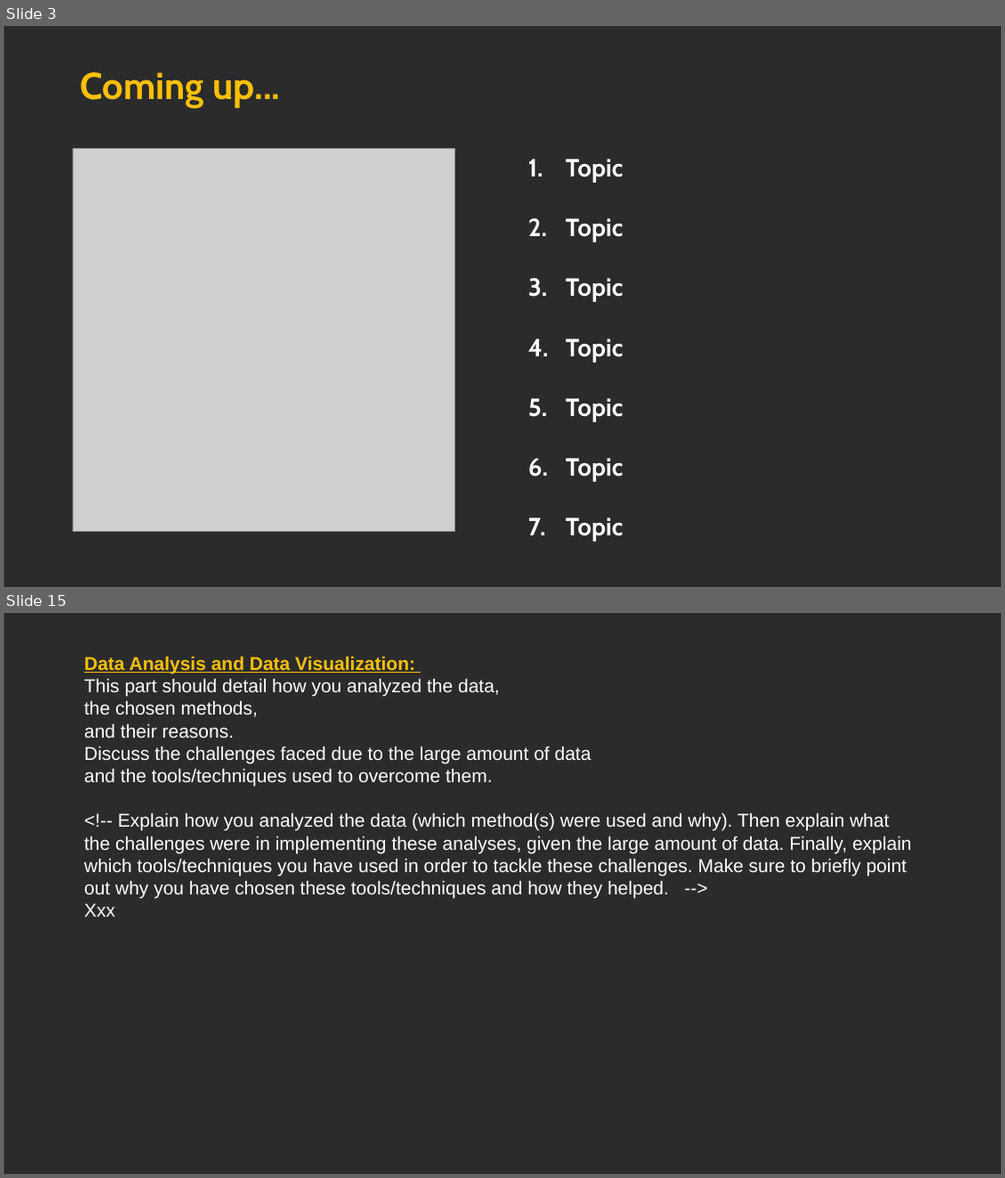
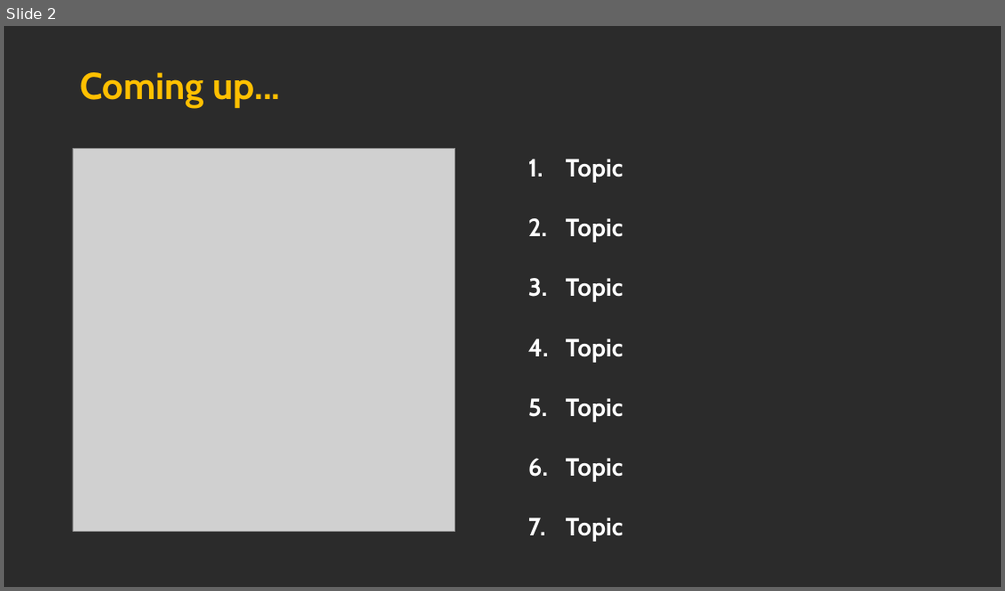
Before and after one commit to MarcoH97/Big-Data-project, a slide deck: 2023_05_24 - BDA - Big Data Big Dreams v0.pptx. Shown one above the other, each under a label of ours: slides 3 and 15 before the commit, slide 2 after it; the slides between them are not shown. The pictures are 1005x1178 and 1005x591 pixels, drawn with LibreOffice and Linux fonts; fonts in the diff are those of the drawing; grey boxes stand for pictures; background and template pictures are left out; a plain dark background stands for a picture behind light text. Boxes give left, top, right and bottom in pixels: in the first picture for what was removed or moved away, otherwise in the second. Text is boxed around its words. In the diff, an @@ line names an element or a change of style, - is before the commit and + after.

```diff
--- a/2023_05_24 - BDA - Big Data Big Dreams v0.pptx
+++ b/2023_05_24 - BDA - Big Data Big Dreams v0.pptx
@@ slide 15 removed at <box>4,613,1001,1174</box>, background picture (left out) @@
@@ text removed at <box>84,656,912,916</box> @@
-Data Analysis and Data Visualization:
-This part should detail how you analyzed the data,
-the chosen methods,
-and their reasons.
-Discuss the challenges faced due to the large amount of data
-and the tools/techniques used to overcome them.
-<!-- Explain how you analyzed the data (which method(s) were used and why). Then explain what the challenges were in implementing these analyses, given the large amount of data. Finally, explain which tools/techniques you have used in order to tackle these challenges. Make sure to briefly point out why you have chosen these tools/techniques and how they helped. -->
-Xxx
@@ what was slide 3 is now slide 2 @@
```
Also in this commit, not shown: 2 slides changed, 11 slides added, 5 other slides removed, 1 other file.
